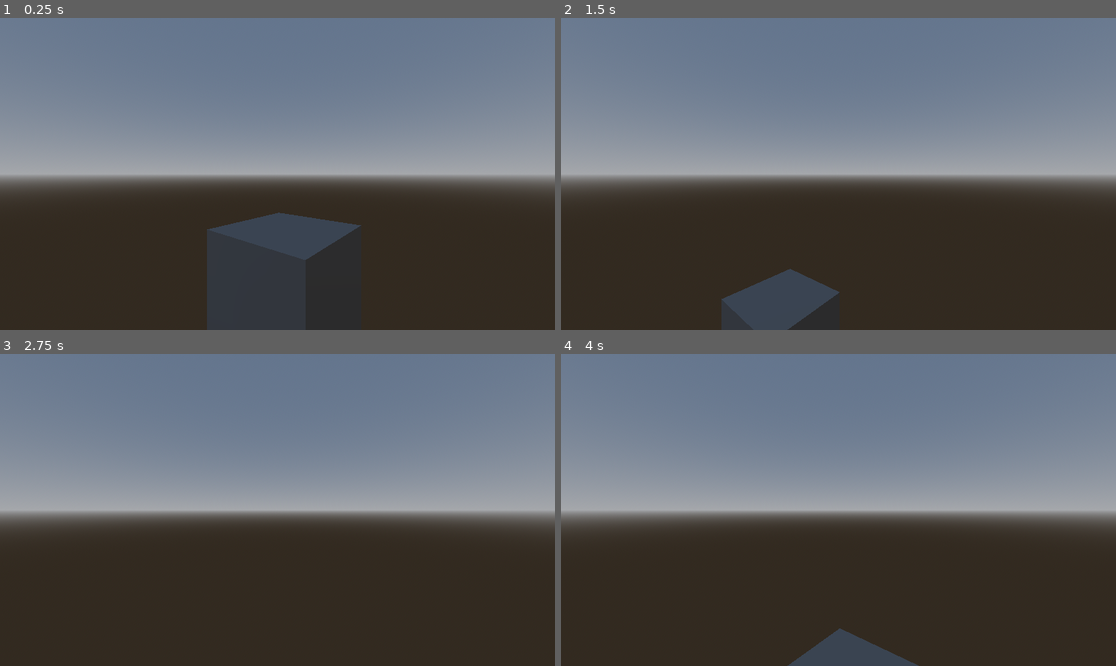
Above: before the commit, frames 1-4 (two rows, left to right).
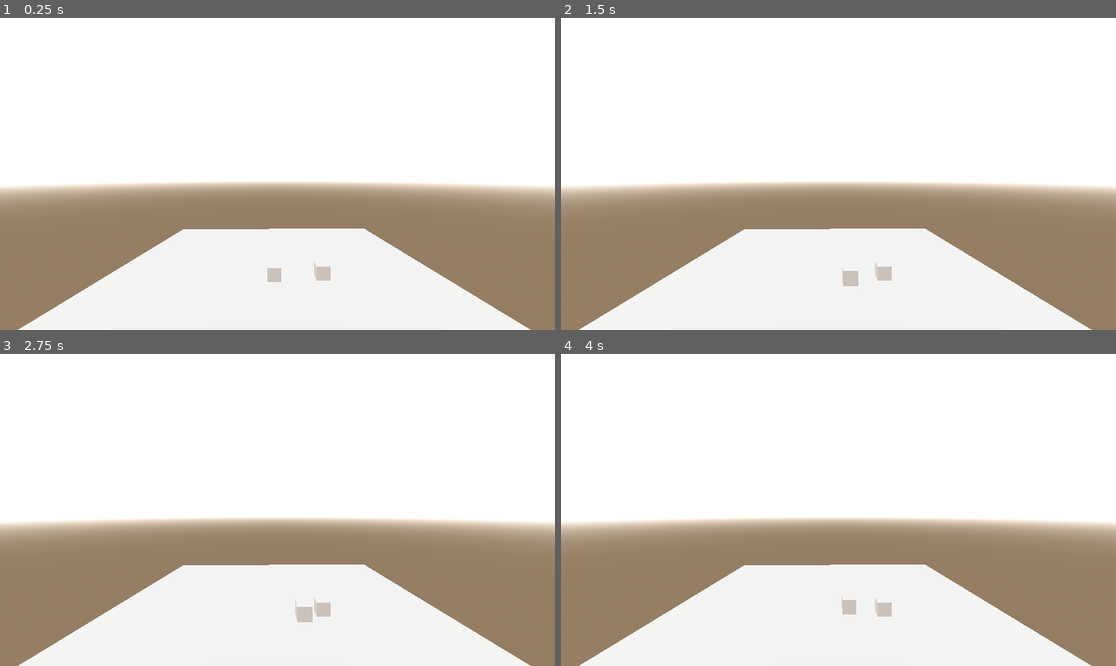
Above: after the commit, the same moments.

Repository: JCoMcL/ggj-smart-casual
Game: Godot game, scene res://test_level.tscn
Two runs of this game, one before a commit and one after it. Both use one fixed random seed, a clock stepped at 60 frames per second and the inputs below. Before the commit the project starts from res://node_3d.tscn.
Inputs:
- Up to frame 1 (0.25 s): no input
- Up to frame 2 (1.5 s): tap Enter at 0.5 s; hold D (right) 0.53-1.28 s; tap Space at 1.25 s; hold S (down) from 1.28 s (still down)
- Up to frame 3 (2.75 s): tap Enter at 2 s; release S (down) at 2.03 s; hold D (right) from 2.03 s (still down)
- Up to frame 4 (4 s): tap Space at 2.75 s; release D (right) at 2.78 s; hold W (up) 2.78-3.53 s; tap Enter at 3.5 s; hold A (left) from 3.53 s (still down)

The runs differ from the first frame. In frame 1, 100% of the frame differs, in the area x 0-100%, y 0-100%; in frame 2, 100%; in frame 3, 100%; in frame 4, 100%.

Commit message:
first movement of box

Diff:
--- /dev/null
+++ b/Collision.gd
@@ -0,0 +1,14 @@
+extends StaticBody3D
+
+
+# Called when the node enters the scene tree for the first time.
+func _ready() -> void:
+	pass # Replace with function body.
+
+
+# Called every frame. 'delta' is the elapsed time since the previous frame.
+func _process(delta: float) -> void:
+	pass
+
+func nudge(direction: Vector3):
+	print("COLLIDED", direction)
--- /dev/null
+++ b/Roomba.gd
@@ -0,0 +1,24 @@
+extends CharacterBody3D
+
+
+# Called when the node enters the scene tree for the first time.
+func _ready() -> void:
+	pass # Replace with function body.
+
+
+# Called every frame. 'delta' is the elapsed time since the previous frame.
+func _process(delta: float) -> void:
+	# how to detect boundaries
+	pass
+
+func _input(event: InputEvent) -> void:
+	if event.is_action_pressed("up"):
+		move_and_collide(Vector3.FORWARD)
+	elif event.is_action_pressed("down"):
+		move_and_collide(Vector3.BACK)
+	elif event.is_action_pressed("left"):
+		move_and_collide(Vector3.LEFT)
+	elif event.is_action_pressed("right"):
+		var collidedObj = move_and_collide(Vector3.RIGHT)
+		if collidedObj:
+			collidedObj.get_collider().nudge(Vector3.RIGHT)
--- a/node_3d.tscn
+++ /dev/null
@@ -1,26 +0,0 @@
-[gd_scene format=3 uid="uid://c4ks7e20x4xm5"]
-
-[ext_resource type="Script" uid="uid://b2eti6g4y3s1g" path="res://box.gd" id="1_a202f"]
-
-[sub_resource type="BoxMesh" id="BoxMesh_noarx"]
-
-[sub_resource type="ProceduralSkyMaterial" id="ProceduralSkyMaterial_a202f"]
-
-[sub_resource type="Sky" id="Sky_noarx"]
-sky_material = SubResource("ProceduralSkyMaterial_a202f")
-
-[sub_resource type="Environment" id="Environment_a0tk4"]
-background_mode = 2
-sky = SubResource("Sky_noarx")
-
-[node name="Node3D" type="Node3D" unique_id=2114047897]
-
-[node name="box" type="MeshInstance3D" parent="." unique_id=332095006]
-mesh = SubResource("BoxMesh_noarx")
-script = ExtResource("1_a202f")
-
-[node name="WorldEnvironment" type="WorldEnvironment" parent="." unique_id=744907038]
-environment = SubResource("Environment_a0tk4")
-
-[node name="Camera3D" type="Camera3D" parent="." unique_id=505733726]
-transform = Transform3D(0.7742601, 0, 0.6328675, 0, 1, 0, -0.6328675, 0, 0.7742601, 1.1036283, 0.98623097, 1.4880085)
--- a/project.godot
+++ b/project.godot
@@ -11,9 +11,13 @@
 [application]
 
 config/name="ggj-smart-casual"
-run/main_scene="uid://c4ks7e20x4xm5"
+run/main_scene="uid://bljxra7ja81s5"
 config/features=PackedStringArray("4.6", "GL Compatibility")
 config/icon="res://icon.svg"
+
+[dotnet]
+
+project/assembly_name="ggj-smart-casual"
 
 [input]
 
--- /dev/null
+++ b/test_level.tscn
@@ -0,0 +1,64 @@
+[gd_scene format=3 uid="uid://bljxra7ja81s5"]
+
+[ext_resource type="Script" uid="uid://bm4fghuy1rrrd" path="res://Roomba.gd" id="1_gojnm"]
+[ext_resource type="Script" uid="uid://27dv7gnf1mjb" path="res://Collision.gd" id="2_1c2mv"]
+
+[sub_resource type="BoxMesh" id="BoxMesh_1c2mv"]
+
+[sub_resource type="WorldBoundaryShape3D" id="WorldBoundaryShape3D_f7g2b"]
+
+[sub_resource type="BoxMesh" id="BoxMesh_4ptq8"]
+
+[sub_resource type="CylinderShape3D" id="CylinderShape3D_sb12i"]
+height = 1.4575195
+radius = 0.7807617
+
+[sub_resource type="ProceduralSkyMaterial" id="ProceduralSkyMaterial_gbhdq"]
+
+[sub_resource type="Sky" id="Sky_y646j"]
+sky_material = SubResource("ProceduralSkyMaterial_gbhdq")
+
+[sub_resource type="Environment" id="Environment_lnbra"]
+background_mode = 2
+background_energy_multiplier = 2.92
+sky = SubResource("Sky_y646j")
+
+[sub_resource type="CylinderShape3D" id="CylinderShape3D_gojnm"]
+
+[node name="Node3D" type="Node3D" unique_id=1621046168]
+
+[node name="Floor" type="StaticBody3D" parent="." unique_id=1526893810]
+
+[node name="FloorMesh" type="MeshInstance3D" parent="Floor" unique_id=1676867929]
+transform = Transform3D(25, 0, 0, 0, 0.5, 0, 0, 0, 25, 0, 0, 0)
+mesh = SubResource("BoxMesh_1c2mv")
+
+[node name="CollisionShape3D" type="CollisionShape3D" parent="Floor" unique_id=937061227]
+shape = SubResource("WorldBoundaryShape3D_f7g2b")
+
+[node name="Roomba" type="CharacterBody3D" parent="." unique_id=349777762]
+transform = Transform3D(1, 0, 0, 0, 1, 0, 0, 0, 1, 0, 0.7186346, 0.8516731)
+script = ExtResource("1_gojnm")
+
+[node name="MeshInstance3D" type="MeshInstance3D" parent="Roomba" unique_id=1037069792]
+mesh = SubResource("BoxMesh_4ptq8")
+
+[node name="CollisionShape3D" type="CollisionShape3D" parent="Roomba" unique_id=503304666]
+transform = Transform3D(1, 0, 0, 0, 1, 0, 0, 0, 1, 0, -0.27124023, 0)
+shape = SubResource("CylinderShape3D_sb12i")
+
+[node name="Camera3D" type="Camera3D" parent="." unique_id=468441264]
+transform = Transform3D(0.9998736, 0, -0.015899278, 0, 1, 0, 0.015899278, 0, 0.9998736, 0, 7.8461742, 15.648375)
+
+[node name="WorldEnvironment" type="WorldEnvironment" parent="." unique_id=1511055418]
+environment = SubResource("Environment_lnbra")
+
+[node name="StaticBody3D" type="StaticBody3D" parent="." unique_id=2005261060]
+transform = Transform3D(1, 0, 0, 0, 1, 0, 0, 0, 1, 3.494139, 0.7849462, 0.7750826)
+script = ExtResource("2_1c2mv")
+
+[node name="CollisionShape3D" type="CollisionShape3D" parent="StaticBody3D" unique_id=433394400]
+shape = SubResource("CylinderShape3D_gojnm")
+
+[node name="MeshInstance3D" type="MeshInstance3D" parent="StaticBody3D" unique_id=237672589]
+mesh = SubResource("BoxMesh_4ptq8")
Not shown, added: Collision.gd.uid
Not shown, added: Roomba.gd.uid
